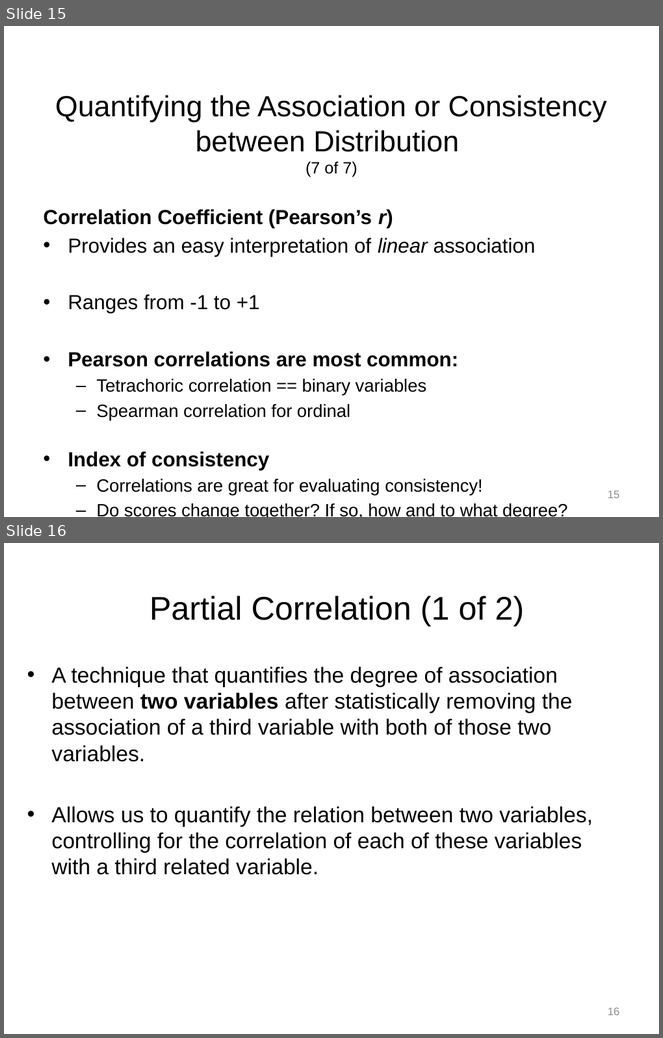
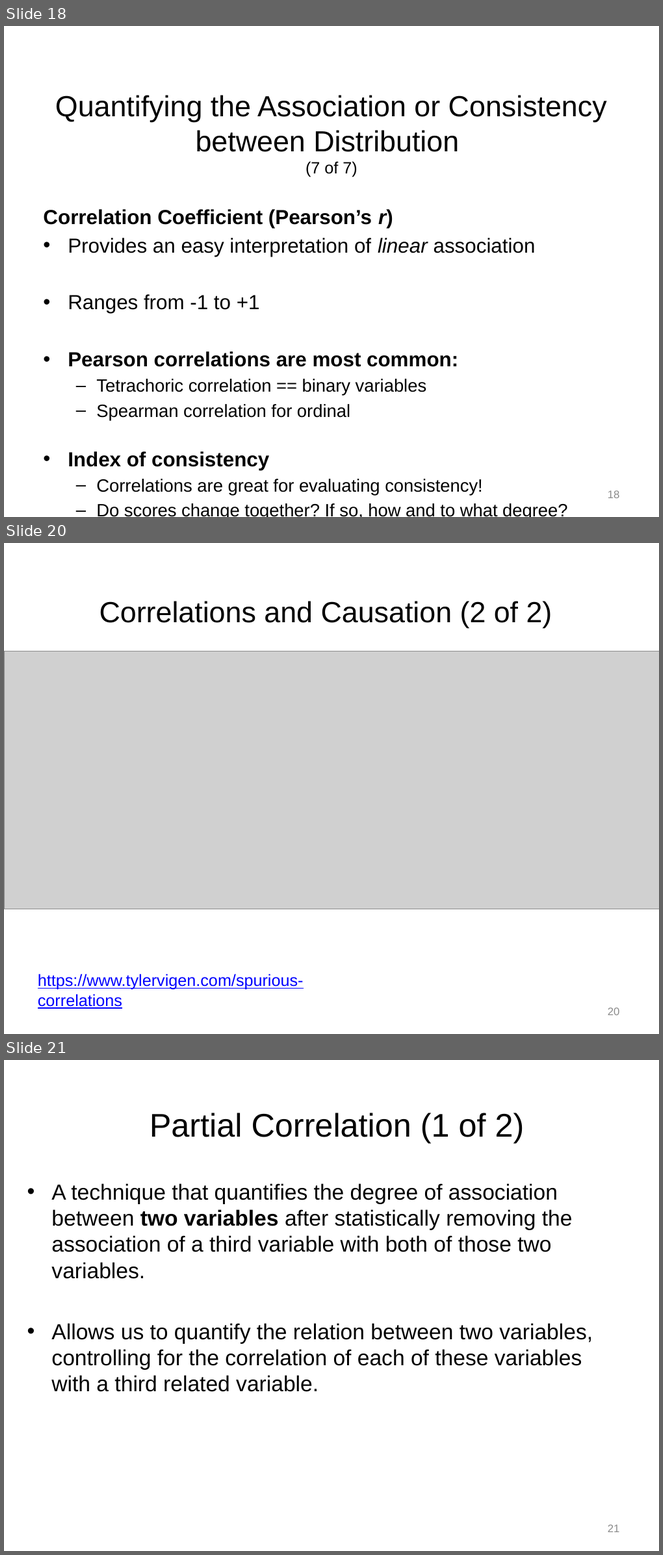
Before and after one commit to npm27/Teaching-Materials, a slide deck: Tests and Eval/Slides/3 Chapter 3.pptx. Shown one above the other, each under a label of ours: slides 15 and 16 before the commit, slides 18, 20 and 21 after it; the slides between them are not shown. The pictures are 663x1038 and 663x1555 pixels, drawn with LibreOffice and Linux fonts; fonts in the diff are those of the drawing; grey boxes stand for pictures. Boxes give left, top, right and bottom in pixels: in the first picture for what was removed or moved away, otherwise in the second. Text is boxed around its words. In the diff, an @@ line names an element or a change of style, - is before the commit and + after.

```diff
--- a/Tests and Eval/Slides/3 Chapter 3.pptx
+++ b/Tests and Eval/Slides/3 Chapter 3.pptx
@@ slide 20 added at (4,543,659,1034), background #FFFFFF @@
@@ title added at (100,601,553,628), 32 pt, text #000000 @@
+Correlations and Causation (2 of 2)
@@ picture added at (5,651,659,909) @@
@@ text added at (38,974,304,1009), 18 pt, text #0000FF, underline @@
+https://www.tylervigen.com/spurious-correlations
@@ page number added at (608,1008,620,1016), 12 pt, text #8C8C8C @@
+20
@@ what was slide 15 is now slide 18 @@
@@ page number at (608,491,620,499): text changed @@
-15
+18
@@ what was slide 16 is now slide 21 @@
@@ page number at (608,1525,620,1533): text changed @@
-16
+21
```
Also in this commit, not shown: 1 slide changed, 4 other slides added.
